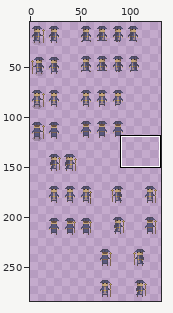
A pixel-art file gets an edit: game/assets/pixel_art_mage_animation.ase. The first picture is a wide view before the edit; the outline marks the close-up.
Close-up. Before the commit:
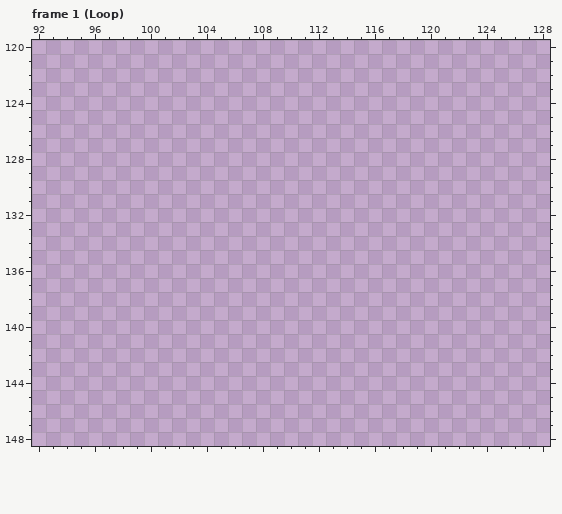
144x288 pixels, 8 frames. Shown: frame 1 (Loop): x 92..128, y 120..148. The wide view leaves out empty margins. The commit also changed other frames or places, which this record leaves out.
After the commit:
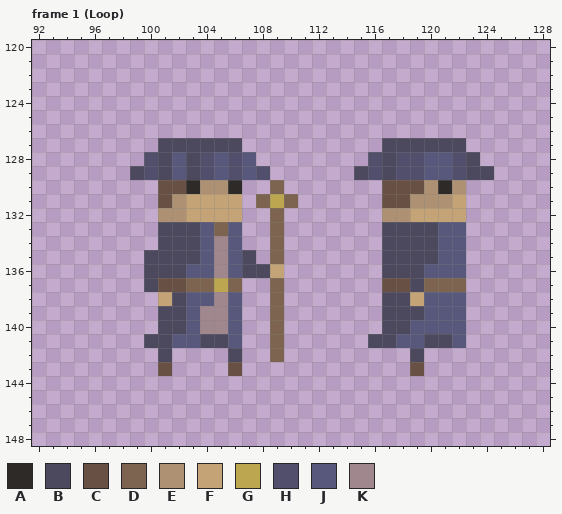
Palette (. is transparent): A #2d2a28  B #4c485d  C #685144  D #7d6450  E #ad9172  F #c4a477  G #bda650  H #514f6c  J #58587d  K #a0878e
The exact change:
Frame 1 (Loop):
Colour A now appears in row 130 at x 103, 106 and 121.
Colour B now appears in row 127 at x 101 to 106 and 117 to 122; in row 128 at x 101, 103, 117 and 123; in row 129 at x 99, 101, 103, 115, 117 and 123 to 124; in rows 133 to 134 at x 101 to 103 and 117 to 120; in row 135 at x 100 to 103, 107 and 117 to 120; in row 136 at x 100 to 102, 107 to 108 and 117 to 119.
Colour B now appears in row 137 at x 100 and 119; in row 138 at x 102 and 117 to 118; in row 139 at x 101 to 102 and 117 to 119; in row 140 at x 101 to 102 and 117 to 118; in row 141 at x 100 to 101, 104 to 105, 116 to 117 and 120 to 121; in row 142 at x 101, 106 and 119.
Colour C now appears in row 130 at x 101 to 102 and 117 to 119; in row 131 at x 101 and 117 to 118; in row 137 at x 101 to 102 and 117 to 118; in row 143 at x 101, 106 and 119.
Colour D now appears in row 130 at x 109; in row 131 at x 108 and 110; in row 132 at x 109; in row 133 at x 105 and 109; in rows 134 to 135 at x 109; in row 137 at x 103 to 104, 106, 109 and 120 to 122.
Colour D now appears in rows 138 to 142 at x 109.
Colour E now appears in row 130 at x 104 to 105, 120 and 122; in row 131 at x 102 and 119 to 121; in row 132 at x 101 to 102 and 117 to 118.
Colour F now appears in row 131 at x 103 to 106 and 122; in row 132 at x 103 to 106 and 119 to 122; in row 136 at x 109; in row 138 at x 101 and 119.
Colour G now appears in row 131 at x 109; in row 137 at x 105.
Colour H now appears in row 128 at x 100, 104, 106, 116, 118 to 119 and 122; in row 129 at x 100, 104, 106, 108, 116, 118 to 119 and 122.
Colour J now appears in rows 128 to 129 at x 102, 105, 107 and 120 to 121; in rows 133 to 135 at x 104, 106 and 121 to 122; in row 136 at x 103 to 104, 106 and 120 to 122; in row 138 at x 103 to 104, 106 and 120 to 122; in row 139 at x 103, 106 and 120 to 122; in row 140 at x 103, 106 and 119 to 122.
Colour J now appears in row 141 at x 102 to 103, 106, 118 to 119 and 122.
Colour K now appears in rows 134 to 136 at x 105; in row 138 at x 105; in rows 139 to 140 at x 104 to 105.
Pixel boxes of the changes (left, top, right, bottom) in both close-ups:
added: (130, 138, 494, 376)
